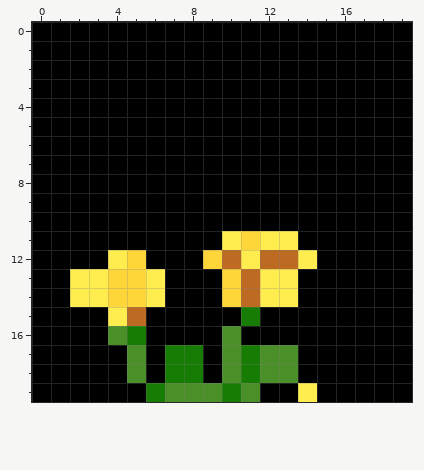
File history of a pixel-art sprite, assets/Sunflower_3.png. Above, as it was before the edit.
The file is 20x20 pixels.
After:
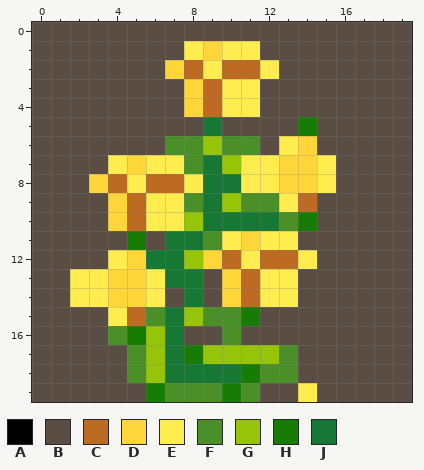
Palette (. is transparent): A #000000  B #5a4e44  C #bd6a22  D #fed639  E #ffec4f  F #4a8f28  G #95c409  H #177c04  J #167834
Message: Edited dirt plot and sunflower images
Changes in this commit:
Changed rows in their new state; - is an unchanged pixel.
first column x 0:
 0 BBBBBBBBBBBBBBBBBBBB
 1 BBBBBBBBEDEEBBBBBBBB
 2 BBBBBBBDCECCEBBBBBBB
 3 BBBBBBBBDCEEBBBBBBBB
 4 BBBBBBBBDCEEBBBBBBBB
 5 BBBBBBBBBJBBBBHBBBBB
 6 BBBBBBBFFGFFBEDBBBBB
 7 BBBBEDEEFJGEEDDEBBBB
 8 BBBDCECCEJJEEDDEBBBB
 9 BBBBDCEEFJGFFECBBBBB
10 BBBBDCEEGJJJJFHBBBBB
11 BBBBBHBJJF----BBBBBB
12 BBBB--JJG------BBBBB
13 BB-----JJB----BBBBBB
14 BB-----BJB----BBBBBB
15 BBBB--FJGFF-BBBBBBBB
16 BBBB--GJBB-BBBBBBBBB
17 BBBBB-GJ-GGGG-BBBBBB
18 BBBBB-GJJJJ---BBBBBB
19 BBBBBB------BB-BBBBB
Where, in picture pixels (left, top, right, bottom), the same in both pictures:
changed: (32, 22, 412, 402)
